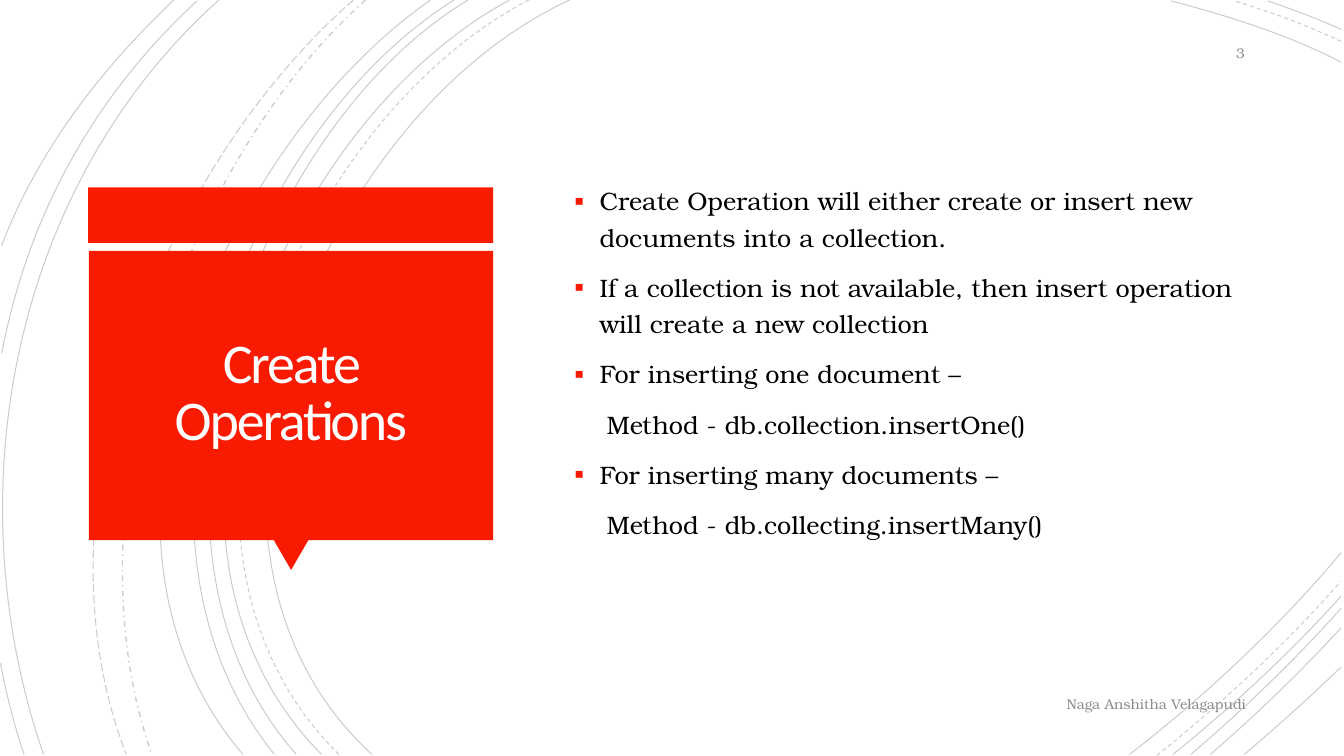
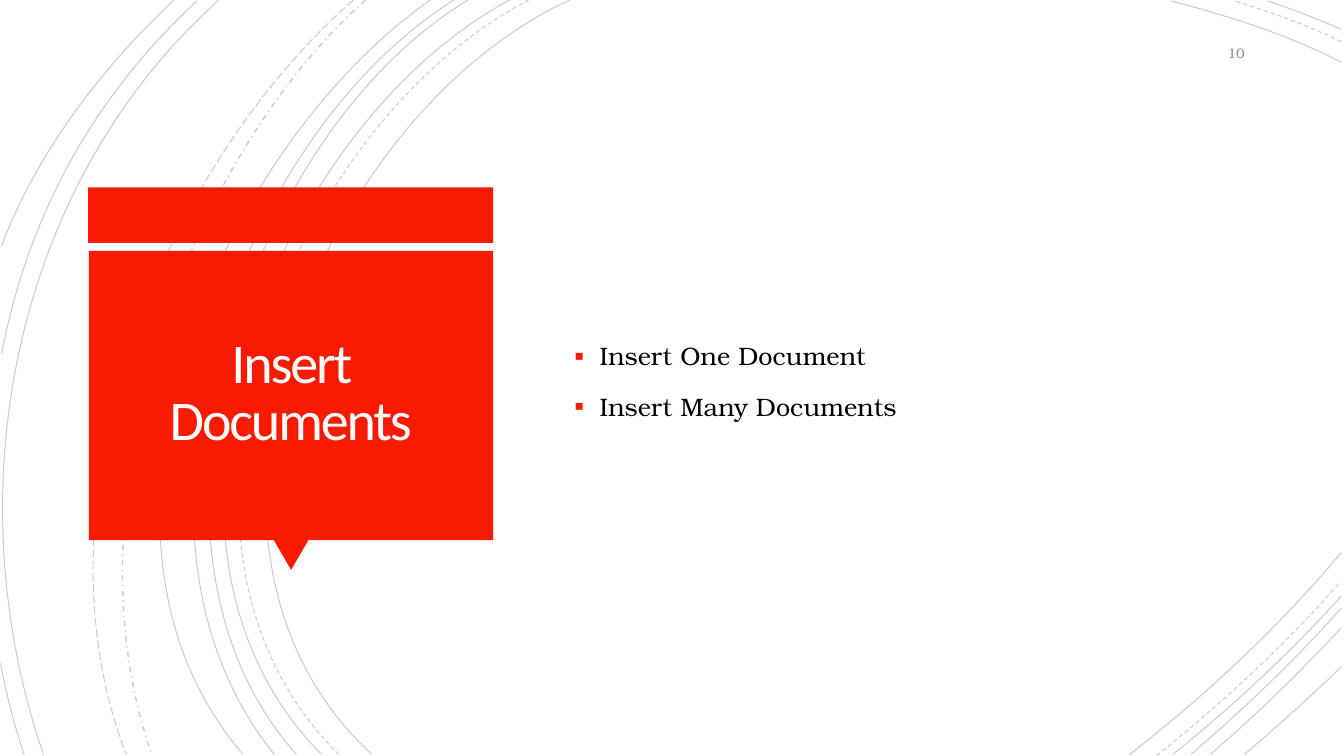
Before and after one commit to anshithavelagapudi/MongoDb-Project, a slide deck: slide 10 of CRUD Operations/MongoDB CRUD Operations.pptx (slide 3 before the commit). Drawn at 1344x756 pixels with LibreOffice and Linux fonts; fonts in the diff are those of the drawing. Boxes give left, top, right and bottom in pixels: in the first picture for what was removed or moved away, otherwise in the second. Text is boxed around its words. In the diff, an @@ line names an element or a change of style, - is before the commit and + after.

```diff
--- a/CRUD Operations/MongoDB CRUD Operations.pptx
+++ b/CRUD Operations/MongoDB CRUD Operations.pptx
@@ page number at box(1228, 48, 1245, 58): text changed @@
-3
+10
@@ title at box(170, 347, 412, 441): text changed @@
-Create Operations
+Insert Documents
@@ text at box(600, 347, 897, 422): text changed @@
-▪ Create Operation will either create or insert new documents into a collection.
-▪ If a collection is not available, then insert operation will create a new collection
-▪ For inserting one document –
-Method - db.collection.insertOne()
-▪ For inserting many documents –
-Method - db.collecting.insertMany()
+▪ Insert One Document
+▪ Insert Many Documents
@@ text removed at box(1067, 696, 1246, 714) @@
-Naga Anshitha Velagapudi
```
Also in this commit, not shown: 1 other slide changed, 11 slides added, 9 slides removed, 4 other files.
